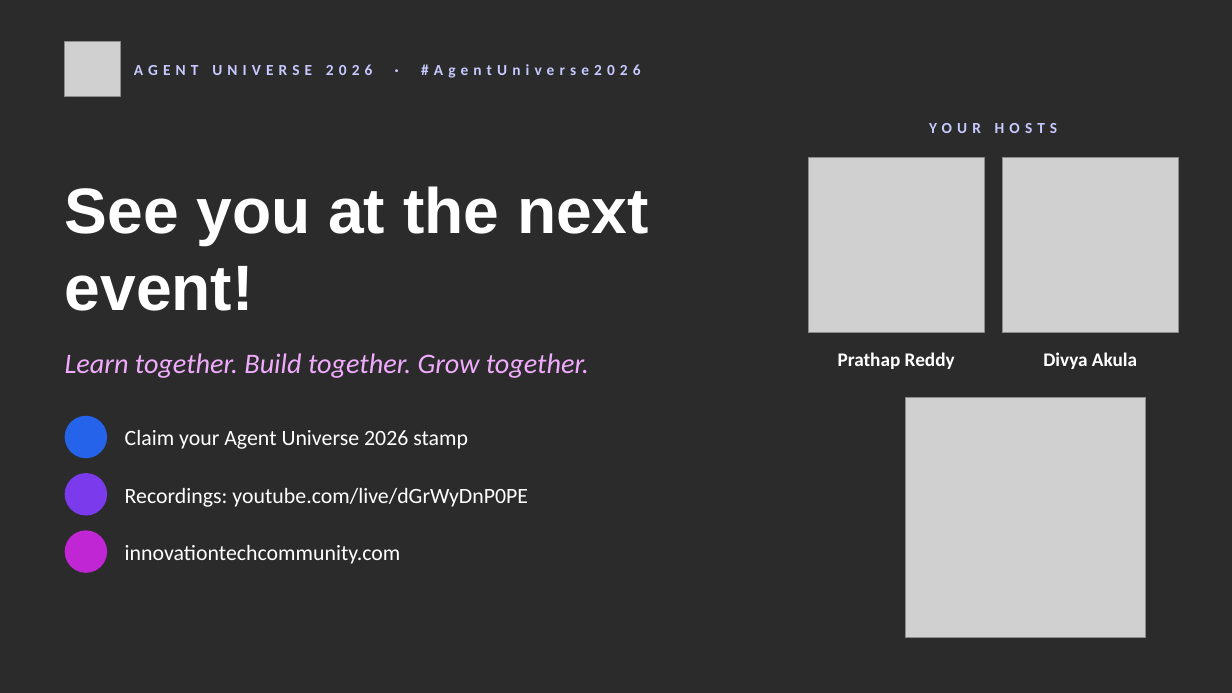
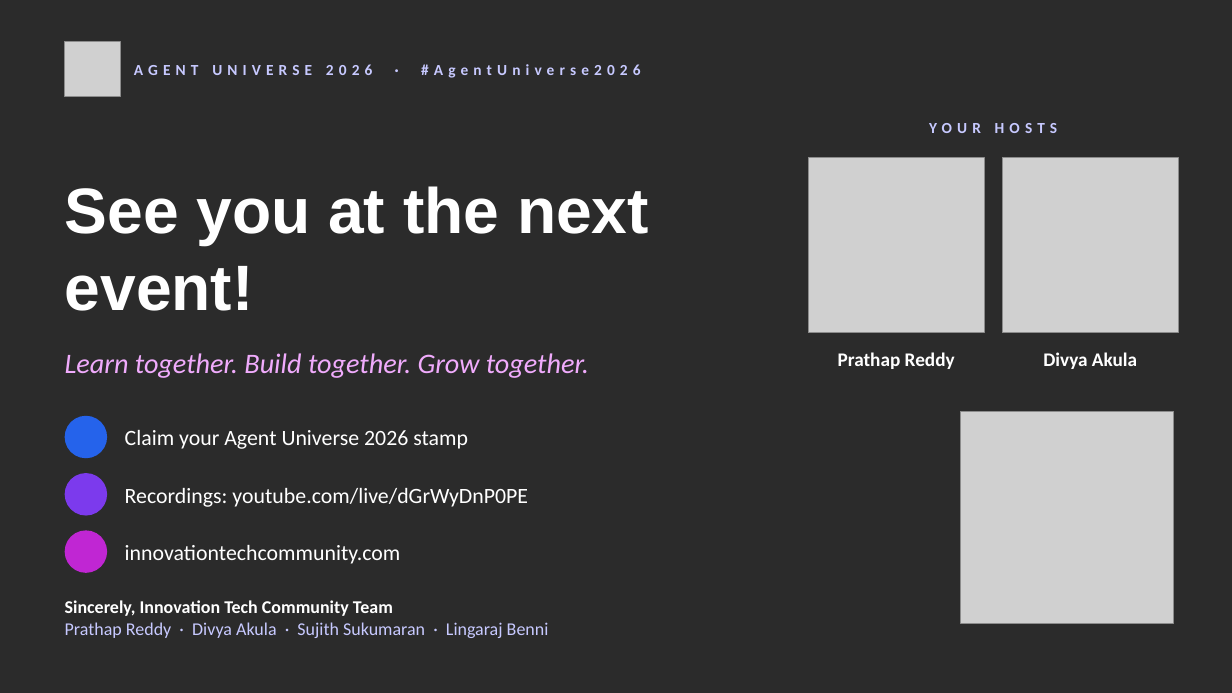
Before and after one commit to prathapm14/agent-universe-2026, a slide deck: slide 8 of slides/agent-universe-2026-closing.pptx (slide 6 before the commit). Drawn at 1232x693 pixels with LibreOffice and Linux fonts; fonts in the diff are those of the drawing; grey boxes stand for pictures; background and template pictures are left out; a plain dark background stands for a picture behind light text. Boxes give left, top, right and bottom in pixels: in the first picture for what was removed or moved away, otherwise in the second. Text is boxed around its words. In the diff, an @@ line names an element or a change of style, - is before the commit and + after.

```diff
--- a/slides/agent-universe-2026-closing.pptx
+++ b/slides/agent-universe-2026-closing.pptx
@@ picture: place and size @@
-picture at <box>906,397,1146,638</box>
+picture at <box>961,411,1174,624</box>
@@ text added at <box>65,600,549,638</box>, 14 pt, text #C7C9FF @@
+Sincerely, Innovation Tech Community Team
+Prathap Reddy · Divya Akula · Sujith Sukumaran · Lingaraj Benni
```
Also in this commit, not shown: 5 other slides changed, 2 slides added, 1 other file.
